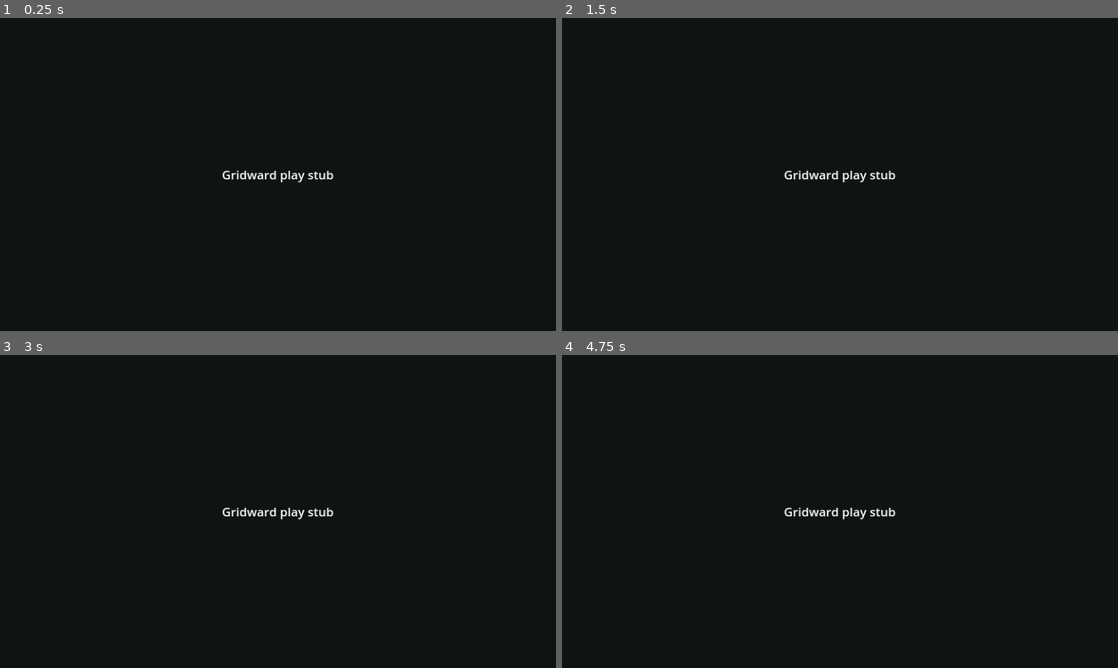
Above: before the commit, frames 1-4 (two rows, left to right).
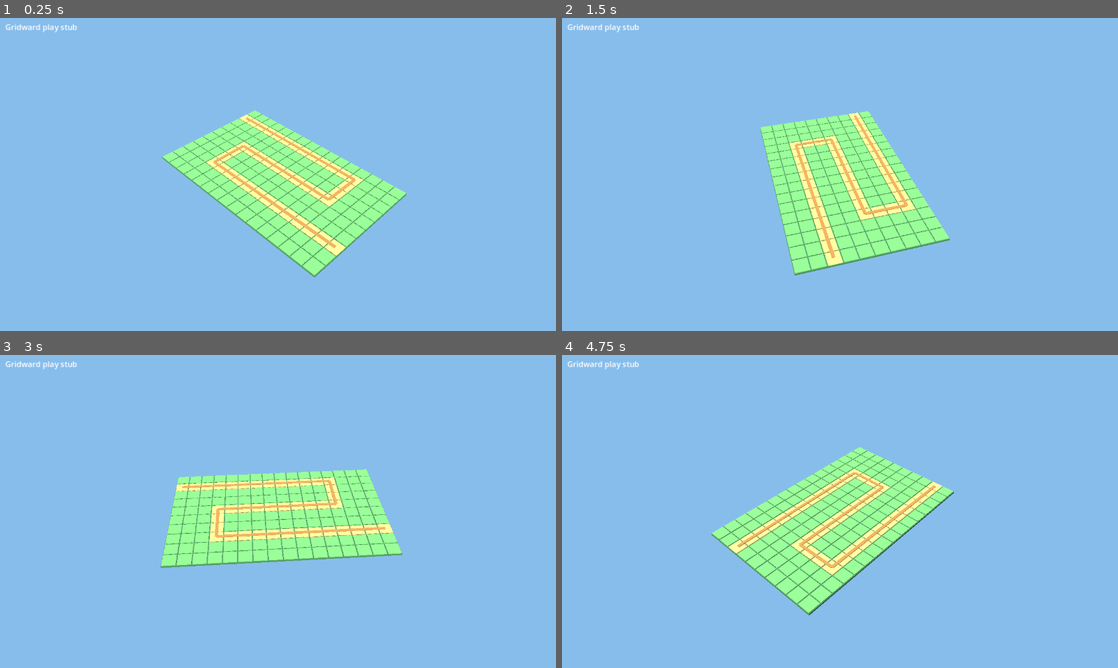
Above: after the commit, the same moments.

Repository: kblaszki/godot-game
Game: Godot game, scene res://games/gridward/app/play.tscn
Same seed, same stepped clock (60 frames per second), same inputs: the game is played once before the commit and once after it. This scene is started directly instead of the project's main scene.
Inputs (mouse positions are in pixels of both pictures, inside the frame that each line leads up to):
- Up to frame 1 (0.25 s): no input
- Up to frame 2 (1.5 s): tap Enter (ui_accept) at 0.5, 0.77, 1.25 s; move the mouse to (962, 158) at 0.52 s; hold D (breakout_move_right) 0.53-1.25 s; tap F at 0.6 s; click (962, 158) at 0.67 s; drag from (728, 190) to (812, 237) at 1.27 s
- Up to frame 3 (3 s): tap Enter (ui_accept) at 2, 2.75 s; move the mouse to (333, 442) at 2.02 s; hold D (breakout_move_right) 2.03-2.75 s; hold Shift 2.03-2.75 s; click (333, 442) at 2.17 s; tap F at 2.3 s; drag from (250, 574) to (111, 464) at 2.77 s
- Up to frame 4 (4.75 s): tap Enter (ui_accept) at 3.5, 3.77, 4.25 s; move the mouse to (1006, 558) at 3.52 s; hold A (breakout_move_left) 3.53-4.25 s; tap Ctrl at 3.6 s; click (1006, 558) at 3.67 s; tap F at 3.8 s; drag from (673, 464) to (756, 433) at 4.27 s

The runs differ from the first frame. In frame 1, 100% of the frame differs, in the area x 0-100%, y 0-100%; in frame 2, 100%; in frame 3, 100%; in frame 4, 100%.

Commit message:
Present Gridward board state in GridwardBoard3D.
Mirrors sim grid, path, towers, and enemies with headless-safe meshes and cell picking so HUD work can wire commands next.

Diff:
--- /dev/null
+++ b/games/gridward/app/board_3d.gd
@@ -0,0 +1,516 @@
+class_name GridwardBoard3D
+extends Node3D
+
+## Meadow-style grid on the XZ plane. One world unit is one cell.
+## `cell_to_world` returns the cell center. Meshes are skipped headless.
+
+const CELL := 1.0
+const PITCH_DEG := 40.0
+const CAM_YAW := PI * 0.25
+const ORBIT_SENS := 0.008
+const SKY := Color(0.53, 0.74, 0.92, 1)
+## Vector2i cannot store INF. This is the miss sentinel for cell_at_screen.
+const MISS_CELL := Vector2i(2147483647, 2147483647)
+
+const GRASS := Color(0.34, 0.6, 0.34, 1)
+const PATH := Color(0.76, 0.64, 0.36, 1)
+const PATH_BAR := Color(0.55, 0.4, 0.22, 1)
+const GROUND := Color(0.2, 0.38, 0.24, 1)
+const BLOCKED := Color(0.32, 0.34, 0.36, 1)
+const GHOST_OK := Color(0.3, 0.85, 0.4, 0.5)
+const GHOST_BAD := Color(0.9, 0.22, 0.2, 0.5)
+
+var _camera: Camera3D
+var _pivot: Node3D
+var _cells_root: Node3D
+var _path_root: Node3D
+var _towers_root: Node3D
+var _enemies_root: Node3D
+var _ghost: MeshInstance3D
+var _tower_nodes: Dictionary = {}
+var _enemy_nodes: Dictionary = {}
+var _focus: Vector3 = Vector3.ZERO
+var _board_center: Vector3 = Vector3.ZERO
+var _distance: float = 18.0
+var _dist_min: float = 4.0
+var _dist_max: float = 80.0
+var _bounds_radius: float = 8.0
+var _yaw: float = 0.0
+var _orbiting: bool = false
+var _panning: bool = false
+var _built: bool = false
+var _map_key: String = ""
+var _ghost_cell: Vector2i = MISS_CELL
+var _ghost_ok: bool = false
+
+
+func _ready() -> void:
+	_ensure_rig()
+
+
+func _process(_delta: float) -> void:
+	_apply_camera()
+
+
+func get_camera() -> Camera3D:
+	return _camera
+
+
+func is_orbiting() -> bool:
+	return _orbiting
+
+
+func is_panning() -> bool:
+	return _panning
+
+
+static func is_miss(cell: Vector2i) -> bool:
+	return cell == MISS_CELL
+
+
+## Local +X follows an XZ delta. Vector2.y is world Z. Same convention as Course3D.
+static func yaw_for_xz_delta(delta: Vector2) -> float:
+	return atan2(-delta.y, delta.x)
+
+
+## Center of the cell on the Y=0 plane.
+static func cell_to_world(cell: Vector2i) -> Vector3:
+	return point_to_world(Vector2(cell))
+
+
+## Continuous cell-space point (waypoints and enemies) to the XZ plane.
+static func point_to_world(point: Vector2) -> Vector3:
+	return Vector3((point.x + 0.5) * CELL, 0.0, (point.y + 0.5) * CELL)
+
+
+static func world_to_cell(world: Vector3) -> Vector2i:
+	return Vector2i(floori(world.x / CELL), floori(world.z / CELL))
+
+
+func sync_from_sim(sim: GridwardSim) -> void:
+	if sim == null:
+		return
+	_ensure_rig()
+	var map: MapDef = sim._map
+	if map == null:
+		return
+	var key := _map_key_for(map)
+	if key != _map_key:
+		_map_key = key
+		_rebuild_static(map)
+		_focus = _board_center
+		_distance = clampf(_bounds_radius * 2.15, _dist_min, _dist_max)
+		_apply_camera()
+	_sync_towers(sim.get_towers())
+	_sync_enemies(sim.get_enemies())
+
+
+## Viewport pixels. Returns MISS_CELL when the ray misses the ground plane.
+func cell_at_screen(pos: Vector2) -> Vector2i:
+	if _camera == null or not is_instance_valid(_camera) or not _camera.is_inside_tree():
+		return MISS_CELL
+	if not is_finite(pos.x) or not is_finite(pos.y):
+		return MISS_CELL
+	var origin := _camera.project_ray_origin(pos)
+	var direction := _camera.project_ray_normal(pos)
+	if absf(direction.y) < 0.0001:
+		return MISS_CELL
+	var t := -origin.y / direction.y
+	if t < 0.0:
+		return MISS_CELL
+	return world_to_cell(origin + direction * t)
+
+
+## Green when `ok`, red otherwise. MISS_CELL hides the ghost.
+func set_ghost(cell: Vector2i, ok: bool) -> void:
+	_ghost_cell = cell
+	_ghost_ok = ok
+	_place_ghost()
+
+
+func begin_orbit() -> void:
+	_orbiting = true
+	_panning = false
+
+
+func end_orbit() -> void:
+	_orbiting = false
+
+
+func begin_pan() -> void:
+	_panning = true
+	_orbiting = false
+
+
+func end_pan() -> void:
+	_panning = false
+
+
+func orbit(delta_x: float) -> void:
+	_yaw += delta_x * ORBIT_SENS
+	_apply_camera()
+
+
+func pan(delta: Vector2) -> void:
+	var yaw := _yaw + CAM_YAW
+	var right := Vector3(1, 0, 0).rotated(Vector3.UP, yaw)
+	var forward := Vector3(0, 0, -1).rotated(Vector3.UP, yaw)
+	_focus += (right * -delta.x + forward * -delta.y) * (_distance * 0.0015)
+	_focus.y = 0.0
+	_apply_camera()
+
+
+func dolly(factor: float) -> void:
+	if absf(factor) < 0.0001:
+		return
+	_distance = clampf(_distance / factor, _dist_min, _dist_max)
+	_apply_camera()
+
+
+func fit(view_size: Vector2) -> void:
+	_ensure_rig()
+	_orbiting = false
+	_panning = false
+	_yaw = 0.0
+	_focus = _board_center
+	_distance = _fit_distance(view_size)
+	_apply_camera()
+
+
+func _ensure_rig() -> void:
+	if _built:
+		return
+	_built = true
+	_apply_bounds(16, 10)
+	_focus = _board_center
+
+	var world_env := WorldEnvironment.new()
+	var env := Environment.new()
+	env.background_mode = Environment.BG_COLOR
+	env.background_color = SKY
+	env.ambient_light_source = Environment.AMBIENT_SOURCE_COLOR
+	env.ambient_light_color = Color(0.84, 0.88, 0.92, 1)
+	env.ambient_light_energy = 0.85
+	world_env.environment = env
+	add_child(world_env)
+
+	var sun := DirectionalLight3D.new()
+	sun.rotation_degrees = Vector3(-50, 30, 0)
+	sun.light_energy = 1.15
+	sun.light_color = Color(1.0, 0.97, 0.92, 1)
+	sun.shadow_enabled = _use_meshes()
+	add_child(sun)
+
+	_pivot = Node3D.new()
+	_pivot.name = "BoardPivot3D"
+	add_child(_pivot)
+
+	_cells_root = Node3D.new()
+	_cells_root.name = "Cells"
+	_pivot.add_child(_cells_root)
+	_path_root = Node3D.new()
+	_path_root.name = "Path"
+	_pivot.add_child(_path_root)
+	_towers_root = Node3D.new()
+	_towers_root.name = "Towers"
+	_pivot.add_child(_towers_root)
+	_enemies_root = Node3D.new()
+	_enemies_root.name = "Enemies"
+	_pivot.add_child(_enemies_root)
+
+	if _use_meshes():
+		_ghost = MeshInstance3D.new()
+		_ghost.name = "Ghost"
+		var box := BoxMesh.new()
+		box.size = Vector3(0.9, 0.7, 0.9)
+		_ghost.mesh = box
+		var mat := StandardMaterial3D.new()
+		mat.transparency = BaseMaterial3D.TRANSPARENCY_ALPHA
+		mat.shading_mode = BaseMaterial3D.SHADING_MODE_UNSHADED
+		mat.albedo_color = GHOST_OK
+		_ghost.material_override = mat
+		_ghost.cast_shadow = GeometryInstance3D.SHADOW_CASTING_SETTING_OFF
+		_ghost.visible = false
+		_pivot.add_child(_ghost)
+
+	_camera = Camera3D.new()
+	_camera.name = "Camera3D"
+	_camera.fov = 42.0
+	_camera.near = 0.05
+	_camera.far = 400.0
+	_camera.current = true
+	add_child(_camera)
+	_apply_camera()
+
+
+func _use_meshes() -> bool:
+	return not OS.has_feature("headless") and DisplayServer.get_name() != "headless"
+
+
+func _map_key_for(map: MapDef) -> String:
+	var tail := Vector2.ZERO
+	if not map.waypoints.is_empty():
+		tail = map.waypoints[map.waypoints.size() - 1]
+	return "%s:%d:%d:%d:%.0f:%.0f" % [
+		map.id, map.width, map.height, map.waypoints.size(), tail.x, tail.y
+	]
+
+
+func _rebuild_static(map: MapDef) -> void:
+	_clear(_cells_root)
+	_clear(_path_root)
+	_apply_bounds(map.width, map.height)
+	if not _use_meshes():
+		return
+	_add_ground(map.width, map.height)
+	var on_path := {}
+	for cell in map.path_cells():
+		on_path[cell] = true
+	var tile := BoxMesh.new()
+	tile.size = Vector3(0.92 * CELL, 0.06, 0.92 * CELL)
+	var grass_mat := _mat(GRASS)
+	var path_mat := _mat(PATH)
+	var blocked_mat := _mat(BLOCKED)
+	for y in map.height:
+		for x in map.width:
+			var cell := Vector2i(x, y)
+			var node := MeshInstance3D.new()
+			node.mesh = tile
+			if on_path.has(cell):
+				node.material_override = path_mat
+			elif map.is_buildable(cell):
+				node.material_override = grass_mat
+			else:
+				node.material_override = blocked_mat
+			node.position = cell_to_world(cell) + Vector3(0.0, 0.035, 0.0)
+			_cells_root.add_child(node)
+	_add_path_bars(map)
+
+
+func _add_ground(width: int, height: int) -> void:
+	var mesh := MeshInstance3D.new()
+	mesh.name = "Ground"
+	var box := BoxMesh.new()
+	box.size = Vector3(float(width) * CELL, 0.12, float(height) * CELL)
+	mesh.mesh = box
+	mesh.material_override = _mat(GROUND)
+	mesh.position = Vector3(float(width) * CELL * 0.5, -0.06, float(height) * CELL * 0.5)
+	_cells_root.add_child(mesh)
+
+
+func _add_path_bars(map: MapDef) -> void:
+	var points := map.waypoints
+	if points.size() < 2:
+		return
+	for i in range(1, points.size()):
+		var a := point_to_world(points[i - 1])
+		var b := point_to_world(points[i])
+		var delta := Vector2(b.x - a.x, b.z - a.z)
+		if delta.length_squared() < 0.0001:
+			continue
+		var bar := MeshInstance3D.new()
+		var box := BoxMesh.new()
+		box.size = Vector3(delta.length(), 0.04, 0.22)
+		bar.mesh = box
+		bar.material_override = _mat(PATH_BAR)
+		bar.position = (a + b) * 0.5 + Vector3(0.0, 0.09, 0.0)
+		bar.rotation = Vector3(0.0, yaw_for_xz_delta(delta), 0.0)
+		_path_root.add_child(bar)
+
+
+func _sync_towers(towers: Array) -> void:
+	if not _use_meshes():
+		return
+	var live := {}
+	for item in towers:
+		var tower := item as TowerState
+		if tower == null:
+			continue
+		live[tower.id] = true
+		var node := _tower_nodes.get(tower.id) as MeshInstance3D
+		if node == null:
+			node = _make_tower(tower)
+			_towers_root.add_child(node)
+			_tower_nodes[tower.id] = node
+		_apply_tower(node, tower)
+	_drop_missing(_tower_nodes, live)
+
+
+func _sync_enemies(enemies: Array) -> void:
+	if not _use_meshes():
+		return
+	var live := {}
+	for item in enemies:
+		var enemy := item as EnemyState
+		if enemy == null:
+			continue
+		live[enemy.id] = true
+		var node := _enemy_nodes.get(enemy.id) as MeshInstance3D
+		if node == null:
+			node = _make_enemy(enemy)
+			_enemies_root.add_child(node)
+			_enemy_nodes[enemy.id] = node
+		_apply_enemy(node, enemy)
+	_drop_missing(_enemy_nodes, live)
+
+
+func _make_tower(tower: TowerState) -> MeshInstance3D:
+	var node := MeshInstance3D.new()
+	node.name = "Tower%d" % tower.id
+	node.mesh = BoxMesh.new()
+	var mat := StandardMaterial3D.new()
+	mat.roughness = 0.7
+	node.material_override = mat
+	_apply_tower(node, tower)
+	return node
+
+
+func _apply_tower(node: MeshInstance3D, tower: TowerState) -> void:
+	var height := 0.55 + float(tower.tier) * 0.28
+	var box := node.mesh as BoxMesh
+	if box != null:
+		box.size = Vector3(0.55, height, 0.55)
+	var mat := node.material_override as StandardMaterial3D
+	if mat != null:
+		mat.albedo_color = _tower_color(tower.tower_id)
+	node.position = cell_to_world(tower.cell) + Vector3(0.0, height * 0.5, 0.0)
+
+
+func _make_enemy(enemy: EnemyState) -> MeshInstance3D:
+	var node := MeshInstance3D.new()
+	node.name = "Enemy%d" % enemy.id
+	node.mesh = CylinderMesh.new()
+	var mat := StandardMaterial3D.new()
+	mat.roughness = 0.62
+	mat.albedo_color = _enemy_color(enemy.enemy_id)
+	node.material_override = mat
+	_apply_enemy(node, enemy)
+	return node
+
+
+func _apply_enemy(node: MeshInstance3D, enemy: EnemyState) -> void:
+	var radius := 0.2
+	if enemy.enemy_id == &"boss":
+		radius = 0.34
+	elif enemy.enemy_id == &"swarm":
+		radius = 0.12
+	var height := radius * 2.2
+	var cyl := node.mesh as CylinderMesh
+	if cyl != null:
+		cyl.top_radius = radius
+		cyl.bottom_radius = radius
+		cyl.height = height
+	var lift := height * 0.5
+	if enemy.is_air:
+		lift = 0.85 + height * 0.5
+	node.position = point_to_world(enemy.position) + Vector3(0.0, lift, 0.0)
+
+
+func _place_ghost() -> void:
+	if _ghost == null:
+		return
+	if is_miss(_ghost_cell):
+		_ghost.visible = false
+		return
+	_ghost.visible = true
+	_ghost.position = cell_to_world(_ghost_cell) + Vector3(0.0, 0.45, 0.0)
+	var mat := _ghost.material_override as StandardMaterial3D
+	if mat != null:
+		mat.albedo_color = GHOST_OK if _ghost_ok else GHOST_BAD
+
+
+func _apply_bounds(width: int, height: int) -> void:
+	var w := float(maxi(width, 1)) * CELL
+	var h := float(maxi(height, 1)) * CELL
+	_board_center = Vector3(w * 0.5, 0.0, h * 0.5)
+	_bounds_radius = Vector2(w, h).length() * 0.5
+	_dist_min = maxf(3.0, _bounds_radius * 0.45)
+	_dist_max = maxf(_dist_min + 4.0, _bounds_radius * 5.5)
+
+
+func _fit_distance(view_size: Vector2) -> float:
+	var view := view_size
+	if view.x < 2.0 or view.y < 2.0:
+		view = Vector2(1280.0, 720.0)
+	if _camera == null:
+		return clampf(_bounds_radius * 2.15, _dist_min, _dist_max)
+	var aspect := view.x / view.y
+	var half_v := deg_to_rad(_camera.fov * 0.5)
+	var half_h := atan(tan(half_v) * aspect)
+	var limit := maxf(minf(half_v, half_h), 0.05)
+	var dist := (_bounds_radius + 0.75) / sin(limit) * 1.08
+	return clampf(dist, _dist_min, _dist_max)
+
+
+func _apply_camera() -> void:
+	if _camera == null:
+		return
+	var pitch := deg_to_rad(PITCH_DEG)
+	var yaw := _yaw + CAM_YAW
+	var offset := Vector3(
+		sin(yaw) * cos(pitch),
+		sin(pitch),
+		cos(yaw) * cos(pitch)
+	) * _distance
+	_camera.global_position = _focus + offset
+	if _camera.global_position.distance_squared_to(_focus) > 0.0001:
+		_camera.look_at(_focus, Vector3.UP)
+
+
+func _tower_color(tower_id: StringName) -> Color:
+	match tower_id:
+		&"bolt":
+			return Color(0.95, 0.82, 0.28, 1)
+		&"mortar":
+			return Color(0.85, 0.45, 0.22, 1)
+		&"frost":
+			return Color(0.55, 0.84, 0.95, 1)
+		&"flak":
+			return Color(0.45, 0.55, 0.72, 1)
+		&"beam":
+			return Color(0.72, 0.4, 0.9, 1)
+		_:
+			return Color(0.8, 0.8, 0.82, 1)
+
+
+func _enemy_color(enemy_id: StringName) -> Color:
+	match enemy_id:
+		&"grunt":
+			return Color(0.75, 0.28, 0.24, 1)
+		&"runner":
+			return Color(0.9, 0.55, 0.2, 1)
+		&"tank":
+			return Color(0.35, 0.38, 0.42, 1)
+		&"swarm":
+			return Color(0.4, 0.7, 0.35, 1)
+		&"flyer":
+			return Color(0.4, 0.68, 0.95, 1)
+		&"boss":
+			return Color(0.55, 0.22, 0.58, 1)
+		_:
+			return Color(0.85, 0.85, 0.85, 1)
+
+
+func _mat(color: Color) -> StandardMaterial3D:
+	var mat := StandardMaterial3D.new()
+	mat.albedo_color = color
+	mat.roughness = 0.88
+	return mat
+
+
+func _drop_missing(nodes: Dictionary, live: Dictionary) -> void:
+	var stale: Array = []
+	for key in nodes.keys():
+		if not live.has(key):
+			stale.append(key)
+	for key in stale:
+		var node: Node = nodes[key]
+		nodes.erase(key)
+		node.free()
+
+
+func _clear(node: Node) -> void:
+	if node == null:
+		return
+	for child in node.get_children():
+		child.free()
--- /dev/null
+++ b/games/gridward/app/board_3d.tscn
@@ -0,0 +1,6 @@
+[gd_scene load_steps=2 format=3]
+
+[ext_resource type="Script" path="res://games/gridward/app/board_3d.gd" id="1_board"]
+
+[node name="Board3D" type="Node3D"]
+script = ExtResource("1_board")
--- a/games/gridward/app/play.gd
+++ b/games/gridward/app/play.gd
@@ -1 +1,138 @@
 extends Control
+
+const CLICK_DRAG_PX := 6.0
+
+var _map: MapDef
+var _sim: GridwardSim
+var _user_camera: bool = false
+var _drag_last: Vector2 = Vector2.ZERO
+var _lmb_pressed: bool = false
+var _lmb_dragged: bool = false
+var _lmb_press_pos: Vector2 = Vector2.ZERO
+
+@onready var _svc: SubViewportContainer = $BoardRoot/SubViewportContainer
+@onready var _viewport: SubViewport = $BoardRoot/SubViewportContainer/SubViewport
+@onready var _board: GridwardBoard3D = $BoardRoot/SubViewportContainer/SubViewport/Board3D
+
+
+func _ready() -> void:
+	_map = GridwardCatalog.build_meadow()
+	_sim = GridwardSim.new(_map, GridwardCatalog.new(), 1)
+	if OS.has_feature("headless") or DisplayServer.get_name() == "headless":
+		_viewport.render_target_update_mode = SubViewport.UPDATE_DISABLED
+	else:
+		_viewport.render_target_update_mode = SubViewport.UPDATE_ALWAYS
+	_svc.gui_input.connect(_on_board_gui_input)
+	_svc.resized.connect(_on_board_resized)
+	_svc.mouse_exited.connect(_clear_ghost)
+	_board.sync_from_sim(_sim)
+	_board.fit(_svc.size)
+
+
+func _process(_delta: float) -> void:
+	if _sim != null and _board != null:
+		_board.sync_from_sim(_sim)
+
+
+func _unhandled_input(event: InputEvent) -> void:
+	if event is InputEventKey and event.pressed and not event.echo:
+		if (event as InputEventKey).keycode == KEY_F and _board != null:
+			_user_camera = false
+			_board.fit(_svc.size)
+			get_viewport().set_input_as_handled()
+
+
+func _on_board_resized() -> void:
+	if _user_camera or _board == null:
+		return
+	if _board.is_orbiting() or _board.is_panning():
+		return
+	if _svc.size.x < 2.0 or _svc.size.y < 2.0:
+		return
+	_board.fit(_svc.size)
+
+
+func _on_board_gui_input(event: InputEvent) -> void:
+	if event is InputEventMouseButton:
+		var mb := event as InputEventMouseButton
+		if mb.button_index == MOUSE_BUTTON_LEFT:
+			if mb.pressed:
+				_lmb_pressed = true
+				_lmb_dragged = false
+				_lmb_press_pos = mb.position
+				_drag_last = mb.position
+			else:
+				_lmb_pressed = false
+				_lmb_dragged = false
+				_board.end_orbit()
+			_svc.accept_event()
+		elif mb.button_index == MOUSE_BUTTON_RIGHT or mb.button_index == MOUSE_BUTTON_MIDDLE:
+			if mb.pressed:
+				_user_camera = true
+				_board.begin_pan()
+				_drag_last = mb.position
+			else:
+				_board.end_pan()
+			_svc.accept_event()
+		elif mb.pressed and mb.button_index == MOUSE_BUTTON_WHEEL_UP:
+			_user_camera = true
+			_board.dolly(1.1)
+			_svc.accept_event()
+		elif mb.pressed and mb.button_index == MOUSE_BUTTON_WHEEL_DOWN:
+			_user_camera = true
+			_board.dolly(1.0 / 1.1)
+			_svc.accept_event()
+	elif event is InputEventMouseMotion:
+		var mm := event as InputEventMouseMotion
+		var delta := mm.position - _drag_last
+		_drag_last = mm.position
+		if _lmb_pressed and Input.is_mouse_button_pressed(MOUSE_BUTTON_LEFT):
+			if not _lmb_dragged and mm.position.distance_to(_lmb_press_pos) >= CLICK_DRAG_PX:
+				_lmb_dragged = true
+				_user_camera = true
+				_board.begin_orbit()
+			if _lmb_dragged:
+				_board.orbit(delta.x)
+			_svc.accept_event()
+		elif Input.is_mouse_button_pressed(MOUSE_BUTTON_RIGHT) or Input.is_mouse_button_pressed(MOUSE_BUTTON_MIDDLE):
+			_board.pan(delta)
+			_svc.accept_event()
+		elif not _lmb_dragged and not _board.is_panning():
+			_update_ghost(mm.position)
+
+
+func _update_ghost(local: Vector2) -> void:
+	var vp := _viewport_pos(local)
+	if not is_finite(vp.x):
+		_clear_ghost()
+		return
+	var cell := _board.cell_at_screen(vp)
+	if GridwardBoard3D.is_miss(cell) or _map == null or not _map.in_bounds(cell):
+		_clear_ghost()
+		return
+	_board.set_ghost(cell, _cell_open(cell))
+
+
+func _clear_ghost() -> void:
+	if _board != null:
+		_board.set_ghost(GridwardBoard3D.MISS_CELL, false)
+
+
+func _cell_open(cell: Vector2i) -> bool:
+	if _map == null or not _map.is_buildable(cell):
+		return false
+	for item in _sim.get_towers():
+		var tower := item as TowerState
+		if tower != null and tower.cell == cell:
+			return false
+	return true
+
+
+func _viewport_pos(local: Vector2) -> Vector2:
+	var view := _svc.size
+	if view.x < 2.0 or view.y < 2.0:
+		return Vector2(INF, INF)
+	return Vector2(
+		local.x / view.x * float(_viewport.size.x),
+		local.y / view.y * float(_viewport.size.y)
+	)
--- a/games/gridward/app/play.tscn
+++ b/games/gridward/app/play.tscn
@@ -1,6 +1,7 @@
-[gd_scene load_steps=2 format=3]
+[gd_scene load_steps=3 format=3]
 
 [ext_resource type="Script" path="res://games/gridward/app/play.gd" id="1_play"]
+[ext_resource type="PackedScene" path="res://games/gridward/app/board_3d.tscn" id="2_board"]
 
 [node name="Play" type="Control"]
 layout_mode = 3
@@ -19,23 +20,46 @@
 grow_horizontal = 2
 grow_vertical = 2
 mouse_filter = 2
-color = Color(0.05, 0.08, 0.07, 1)
+color = Color(0.53, 0.74, 0.92, 1)
+
+[node name="BoardRoot" type="Control" parent="."]
+layout_mode = 1
+anchors_preset = 15
+anchor_right = 1.0
+anchor_bottom = 1.0
+grow_horizontal = 2
+grow_vertical = 2
+mouse_filter = 2
+
+[node name="SubViewportContainer" type="SubViewportContainer" parent="BoardRoot"]
+layout_mode = 1
+anchors_preset = 15
+anchor_right = 1.0
+anchor_bottom = 1.0
+grow_horizontal = 2
+grow_vertical = 2
+stretch = true
+mouse_filter = 0
+
+[node name="SubViewport" type="SubViewport" parent="BoardRoot/SubViewportContainer"]
+own_world_3d = true
+handle_input_locally = false
+size = Vector2i(1280, 720)
+render_target_update_mode = 0
+
+[node name="Board3D" parent="BoardRoot/SubViewportContainer/SubViewport" instance=ExtResource("2_board")]
 
 [node name="Title" type="Label" parent="."]
 layout_mode = 1
-anchors_preset = 8
-anchor_left = 0.5
-anchor_top = 0.5
-anchor_right = 0.5
-anchor_bottom = 0.5
-offset_left = -160.0
-offset_top = -24.0
-offset_right = 160.0
-offset_bottom = 24.0
+anchors_preset = 10
+anchor_right = 1.0
+offset_left = 12.0
+offset_top = 8.0
+offset_right = -12.0
+offset_bottom = 36.0
 grow_horizontal = 2
-grow_vertical = 2
+mouse_filter = 2
 theme_override_colors/font_color = Color(1, 1, 1, 1)
-theme_override_font_sizes/font_size = 28
+theme_override_font_sizes/font_size = 18
 text = "Gridward play stub"
-horizontal_alignment = 1
 vertical_alignment = 1
--- /dev/null
+++ b/tests/games/gridward/gridward_board3d_test.gd
@@ -0,0 +1,93 @@
+extends GutTest
+
+
+func test_cell_to_world_should_center_on_cell() -> void:
+	var world := GridwardBoard3D.cell_to_world(Vector2i(2, 3))
+	assert_almost_eq(world.x, 2.5, 0.0001)
+	assert_almost_eq(world.y, 0.0, 0.0001)
+	assert_almost_eq(world.z, 3.5, 0.0001)
+
+
+func test_world_to_cell_roundtrip() -> void:
+	var cell := Vector2i(4, 1)
+	var center := GridwardBoard3D.cell_to_world(cell)
+	assert_eq(GridwardBoard3D.world_to_cell(center), cell)
+	assert_eq(GridwardBoard3D.world_to_cell(center + Vector3(0.49, 3.0, 0.49)), cell)
+	assert_eq(GridwardBoard3D.world_to_cell(center + Vector3(0.51, 0.0, 0.0)), cell + Vector2i(1, 0))
+	assert_eq(GridwardBoard3D.world_to_cell(GridwardBoard3D.point_to_world(Vector2(0, 1))), Vector2i(0, 1))
+
+
+func test_yaw_for_xz_delta_should_align_segment() -> void:
+	assert_almost_eq(GridwardBoard3D.yaw_for_xz_delta(Vector2(2, 0)), 0.0, 0.001)
+	assert_almost_eq(GridwardBoard3D.yaw_for_xz_delta(Vector2(0, 2)), -PI * 0.5, 0.001)
+	assert_almost_eq(GridwardBoard3D.yaw_for_xz_delta(Vector2(0, -2)), PI * 0.5, 0.001)
+
+
+func test_cell_at_screen_should_miss_without_camera() -> void:
+	var board := GridwardBoard3D.new()
+	assert_true(GridwardBoard3D.is_miss(board.cell_at_screen(Vector2(20, 20))))
+	board.free()
+
+
+func test_headless_sync_should_skip_meshes() -> void:
+	var board: GridwardBoard3D = load("res://games/gridward/app/board_3d.tscn").instantiate()
+	add_child_autofree(board)
+	await wait_frames(1)
+	var sim := GridwardSim.new(GridwardCatalog.build_meadow(), GridwardCatalog.new(), 3)
+	assert_ne(sim.place_tower(Vector2i(1, 3), &"bolt"), -1)
+	assert_true(sim.start_wave())
+	sim.step()
+	assert_true(sim.get_enemies().size() > 0)
+	board.sync_from_sim(sim)
+	board.sync_from_sim(sim)
+	board.set_ghost(Vector2i(1, 2), true)
+	board.set_ghost(GridwardBoard3D.MISS_CELL, false)
+	board.fit(Vector2(1280, 720))
+	assert_not_null(board.get_camera())
+	if OS.has_feature("headless") or DisplayServer.get_name() == "headless":
+		assert_eq(_mesh_count(board), 0)
+
+
+func test_camera_hooks_should_orbit_pan_and_fit() -> void:
+	var board: GridwardBoard3D = load("res://games/gridward/app/board_3d.tscn").instantiate()
+	add_child_autofree(board)
+	await wait_frames(1)
+	var sim := GridwardSim.new(GridwardCatalog.build_meadow(), GridwardCatalog.new(), 1)
+	board.sync_from_sim(sim)
+	board.fit(Vector2(1280, 720))
+	var fitted := board.get_camera().global_position
+	board.begin_orbit()
+	assert_true(board.is_orbiting())
+	board.orbit(320.0)
+	board.end_orbit()
+	assert_false(board.is_orbiting())
+	assert_true(fitted.distance_to(board.get_camera().global_position) > 0.2)
+	board.fit(Vector2(1280, 720))
+	var restored := board.get_camera().global_position
+	assert_almost_eq(restored.x, fitted.x, 0.001)
+	assert_almost_eq(restored.y, fitted.y, 0.001)
+	assert_almost_eq(restored.z, fitted.z, 0.001)
+	board.begin_pan()
+	assert_true(board.is_panning())
+	var before_pan := board.get_camera().global_position
+	board.pan(Vector2(48, -12))
+	board.end_pan()
+	assert_false(board.is_panning())
+	assert_true(before_pan.distance_to(board.get_camera().global_position) > 0.05)
+	var before_dolly := board.get_camera().global_position.y
+	board.dolly(1.4)
+	assert_true(board.get_camera().global_position.y < before_dolly - 0.05)
+	board.fit(Vector2(1280, 720))
+	var framed := board.get_camera().global_position
+	assert_almost_eq(framed.x, fitted.x, 0.001)
+	assert_almost_eq(framed.y, fitted.y, 0.001)
+	assert_almost_eq(framed.z, fitted.z, 0.001)
+
+
+func _mesh_count(node: Node) -> int:
+	var count := 0
+	if node is MeshInstance3D:
+		count += 1
+	for child in node.get_children():
+		count += _mesh_count(child)
+	return count
Not shown, changed: docs/reference/source-layout.md
Not shown, changed: games/gridward/docs/reference/app.md
